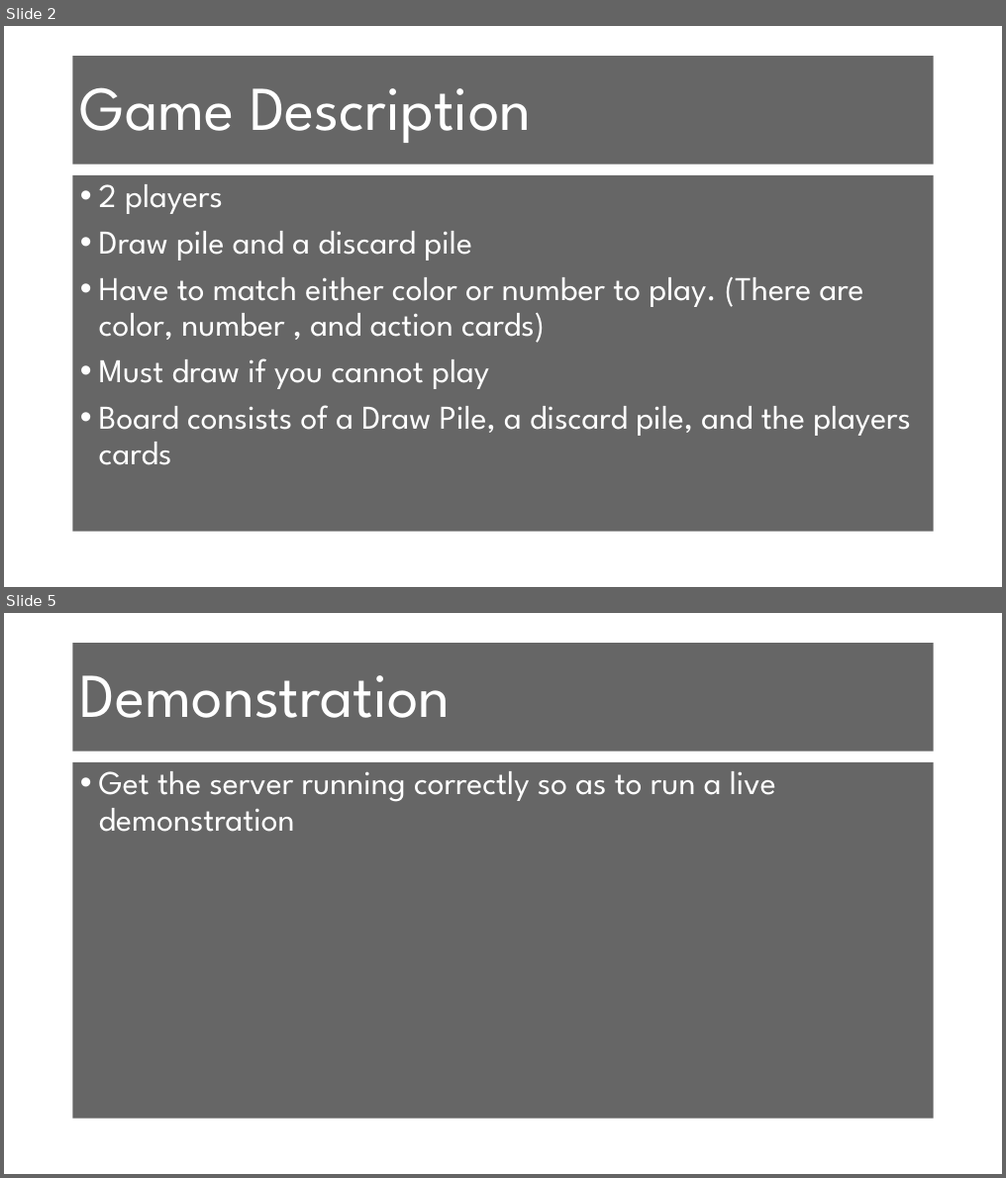
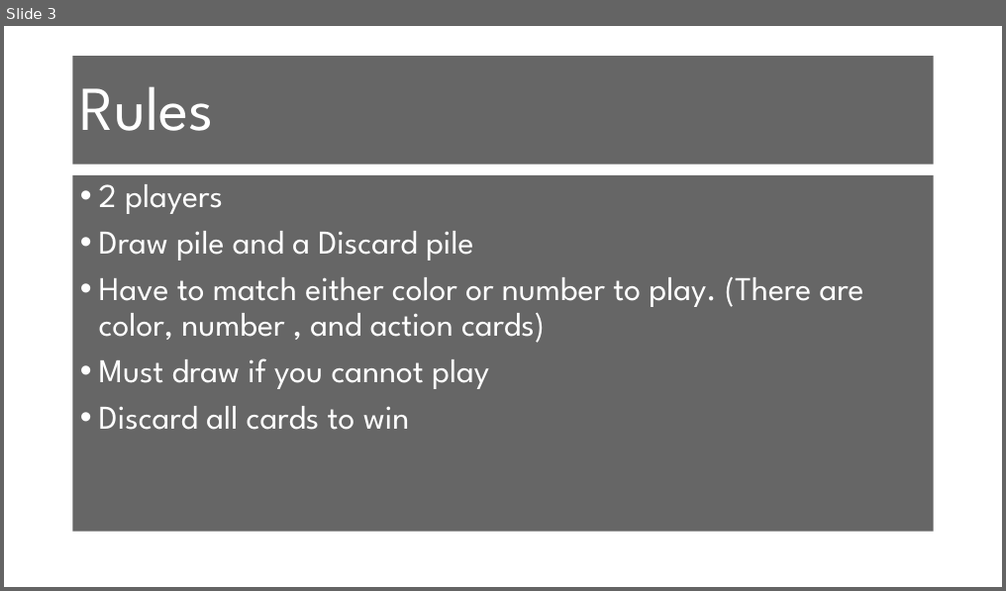
Before and after one commit to KylerSmith/Uno, a slide deck: ProjectPresentation.pptx. Shown one above the other, each under a label of ours: slides 2 and 5 before the commit, slide 3 after it; the slides between them are not shown. The pictures are 1006x1178 and 1006x591 pixels, drawn with LibreOffice and Linux fonts; fonts in the diff are those of the drawing; background and template pictures are left out. Boxes give left, top, right and bottom in pixels: in the first picture for what was removed or moved away, otherwise in the second. Text is boxed around its words. In the diff, an @@ line names an element or a change of style, - is before the commit and + after.

```diff
--- a/ProjectPresentation.pptx
+++ b/ProjectPresentation.pptx
@@ slide 5 removed at [4, 613, 1002, 1174], background picture (left out) @@
@@ title removed at [73, 643, 934, 752] @@
-Demonstration
@@ text removed at [73, 762, 934, 1119] @@
-• Get the server running correctly so as to run a live demonstration
@@ what was slide 2 is now slide 3 @@
@@ slide 3 changed as well @@
@@ title at [80, 86, 214, 131]: text changed @@
-Game Description
+Rules
@@ text at [99, 231, 474, 261]: text changed @@
-• Draw pile and a discard pile
+• Draw pile and a Discard pile
@@ text at [99, 406, 410, 430]: text changed @@
-• Board consists of a Draw Pile, a discard pile, and the players cards
+• Discard all cards to win
```
Also in this commit, not shown: 3 other slides changed, 10 slides added, 2 other slides removed.
